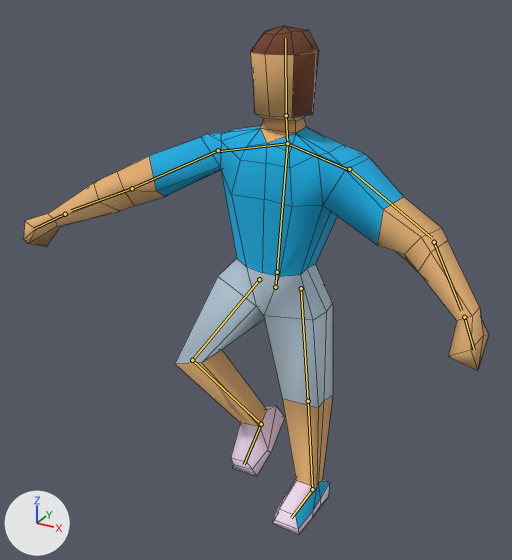
Before and after pictures for a commit that changed the Blender file blender/player.blend.
The view is the same before and after, from a 50 mm lens placed at (0.976, -1.947, 1.784), pointed at (-0.025, -0.127, 0.874). The axes (+X, +Y, +Z) are drawn at lower left. The lights are the same throughout. Both versions are drawn at frame 1 of the action 'Jump'; the numbers are the values there. The bones that bend it are drawn over the model as lines. Mesh edges are drawn as thin lines.
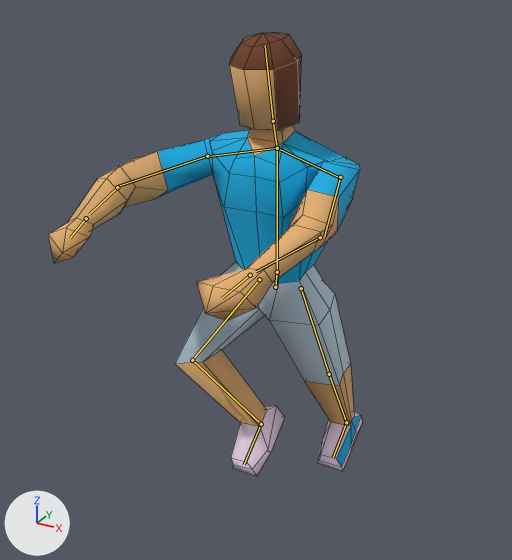
What the commit changed:
Bone 'Left Leg' (bone_left_leg) turns from (0, 0, 0) to (0, 0, 26) degrees about its own x, y and z.
Bone 'Chest' (bone_chest) turns from (0, 0, 0) to (-10, 0, 0) degrees about its own x, y and z.
Bone 'Right Forearm' (bone_right_forearm) turns from (36, -5, 30) to (16, -34, 81) degrees about its own x, y and z.
Bone 'Right Arm' (bone_right_arm) turns from (0, 0, 0) to (-8, 0, 0) degrees about its own x, y and z.
Bone 'Left Forearm' (bone_left_forearm) turns from (42, 19, 4) to (22, 54, -67) degrees about its own x, y and z.

What differs and where, as boxes (x1, y1, x2, y2) in the pictures (512 x 560 px):
'Plane', posed (33% narrower, 13% shorter)
    before: (23, 26, 489, 534)
    after: (48, 33, 362, 476)
bone 'Left Leg', root to tip
    before: (301, 288) to (308, 401)
    after: (301, 288) to (329, 374)
bone 'Chest', root to tip
    before: (277, 272) to (287, 143)
    after: (277, 272) to (277, 148)
bone 'Right Forearm', root to tip
    before: (218, 150) to (135, 187)
    after: (207, 156) to (117, 186)
bone 'Right Arm', root to tip
    before: (132, 188) to (71, 210)
    after: (117, 187) to (89, 214)
bone 'Left Forearm', root to tip
    before: (349, 169) to (432, 238)
    after: (340, 177) to (324, 236)
